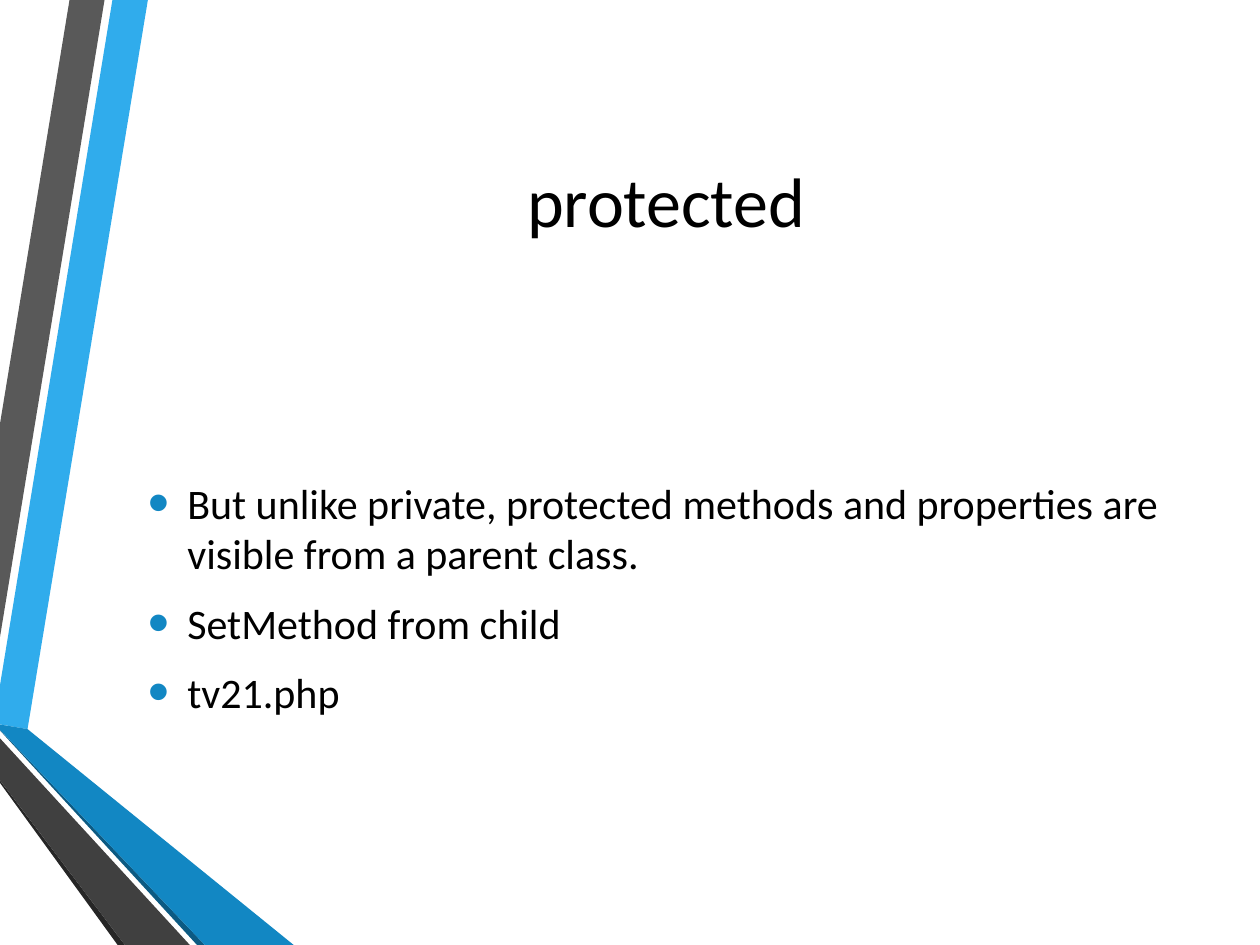
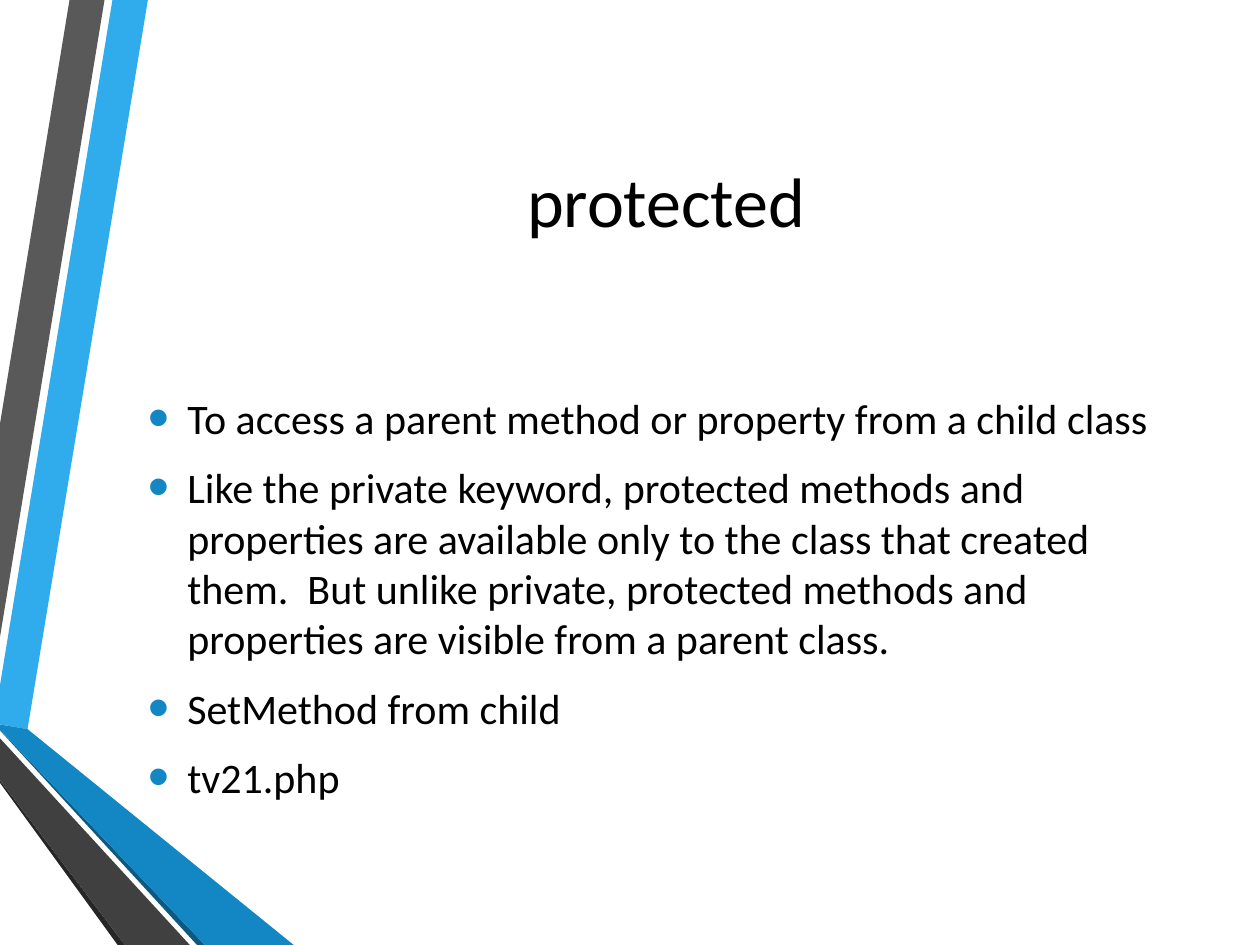
Before and after one commit to hatted/fevaworks-php, a slide deck: slide 27 of php-fw7/lesson7a-tv.pptx (slide 26 before the commit). Drawn at 1260x945 pixels with LibreOffice and Linux fonts; fonts in the diff are those of the drawing; background and template pictures are left out. Boxes give left, top, right and bottom in pixels: in the first picture for what was removed or moved away, otherwise in the second. Text is boxed around its words. In the diff, an @@ line names an element or a change of style, - is before the commit and + after.

```diff
--- a/php-fw7/lesson7a-tv.pptx
+++ b/php-fw7/lesson7a-tv.pptx
@@ text at (187, 404, 1147, 661): text changed @@
-• But unlike private, protected methods and properties are visible from a parent class.
+• To access a parent method or property from a child class
+• Like the private keyword, protected methods and properties are available only to the class that created them. But unlike private, protected methods and properties are visible from a parent class.
```
Also in this commit, not shown: 1 other slide changed, 1 slide added, 55 other files.
